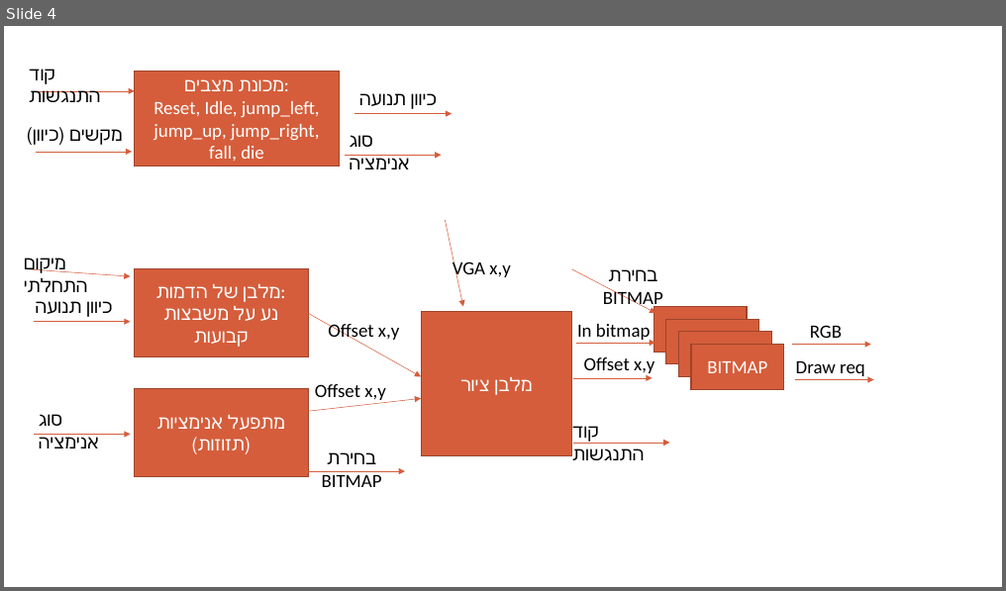
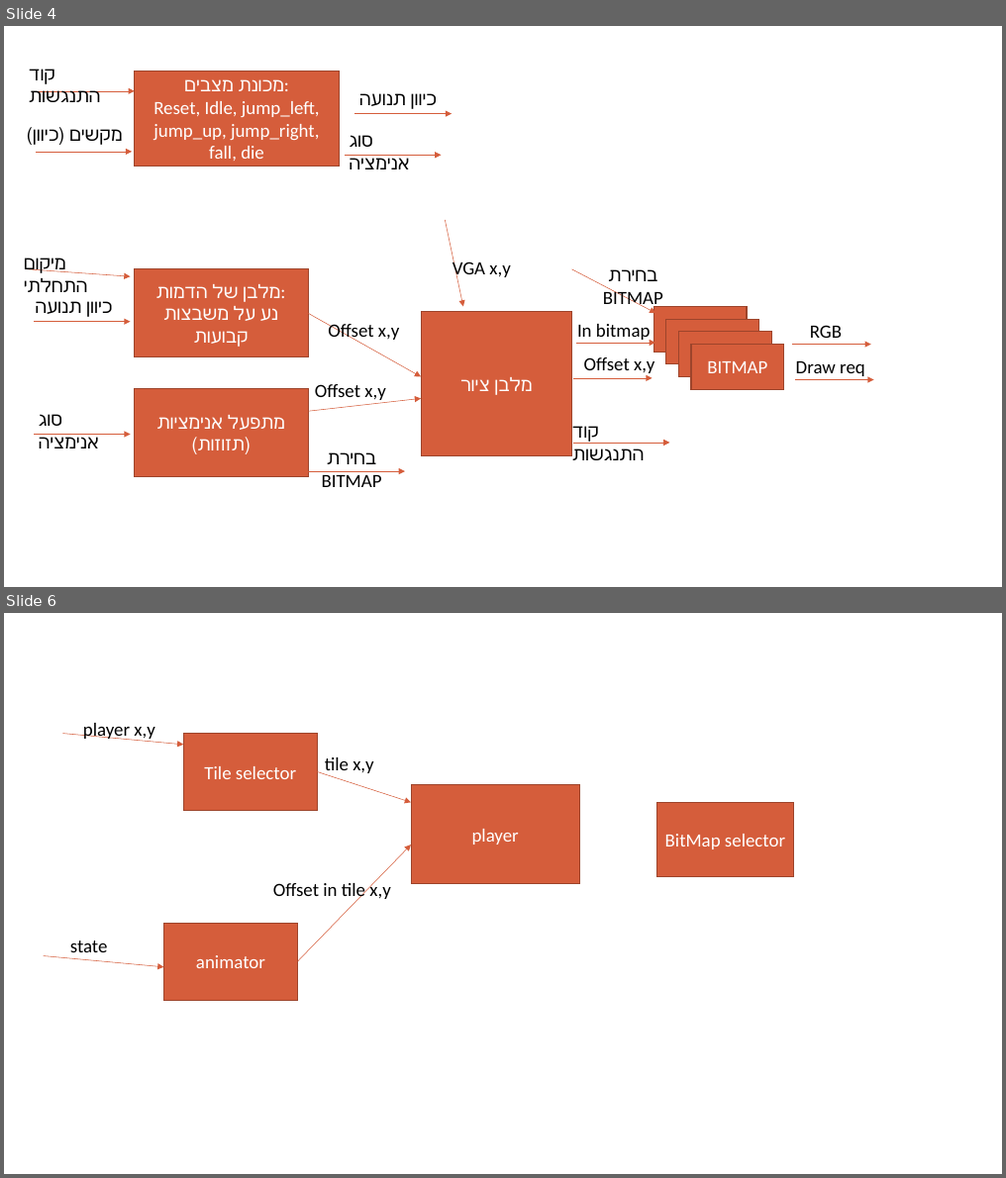
Before and after one commit to OmerHemo/Lab1_project, a slide deck: lab_project.pptx. Shown one above the other, each under a label of ours: slide 4 before the commit, slides 4 and 6 after it; the slides between them are not shown. The pictures are 1006x591 and 1006x1178 pixels, drawn with LibreOffice and Linux fonts; fonts in the diff are those of the drawing. Boxes give left, top, right and bottom in pixels: in the first picture for what was removed or moved away, otherwise in the second. Text is boxed around its words. In the diff, an @@ line names an element or a change of style, - is before the commit and + after.

```diff
--- a/lab_project.pptx
+++ b/lab_project.pptx
@@ slide 6 added at bbox=[4, 613, 1002, 1174], background #FFFFFF @@
@@ text added at bbox=[83, 723, 154, 742], 18 pt, text #000000 @@
+player x,y
@@ arrow added from (63, 734) to (183, 745), #D55D3B 0.5 pt @@
@@ rectangle added at bbox=[183, 734, 318, 811], fill #D55D3B, outline #9E452C 1 pt, 18 pt, text #FFFFFF @@
+Tile selector
@@ text added at bbox=[325, 758, 373, 776], 18 pt, text #000000 @@
+tile x,y
@@ arrow added from (317, 771) to (411, 802), #D55D3B 0.5 pt @@
@@ rectangle added at bbox=[411, 784, 580, 884], fill #D55D3B, outline #9E452C 1 pt, 18 pt, text #FFFFFF @@
+player
@@ rectangle added at bbox=[657, 802, 794, 876], fill #D55D3B, outline #9E452C 1 pt, 18 pt, text #FFFFFF @@
+BitMap selector
@@ arrow added from (297, 961) to (411, 845), #D55D3B 0.5 pt @@
@@ text added at bbox=[273, 880, 390, 901], 18 pt, text #000000 @@
+Offset in tile x,y
@@ rectangle added at bbox=[164, 924, 298, 1001], fill #D55D3B, outline #9E452C 1 pt, 18 pt, text #FFFFFF @@
+animator
@@ arrow added from (43, 956) to (164, 967), #D55D3B 0.5 pt @@
@@ text added at bbox=[70, 941, 108, 953], 18 pt, text #000000 @@
+state
```
Also in this commit, not shown: 1 other slide added, 1 slide removed, 5 other files.
